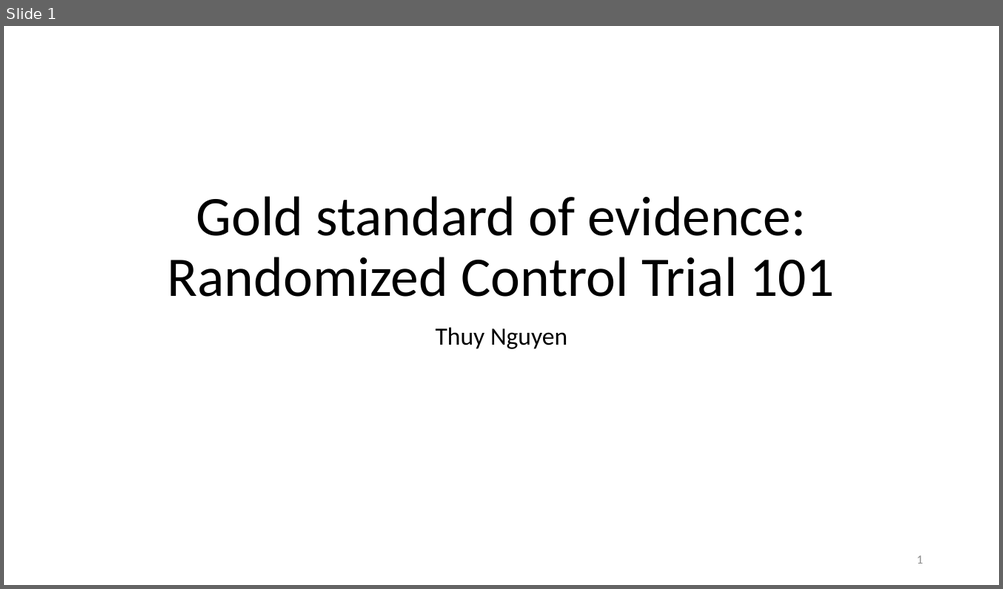
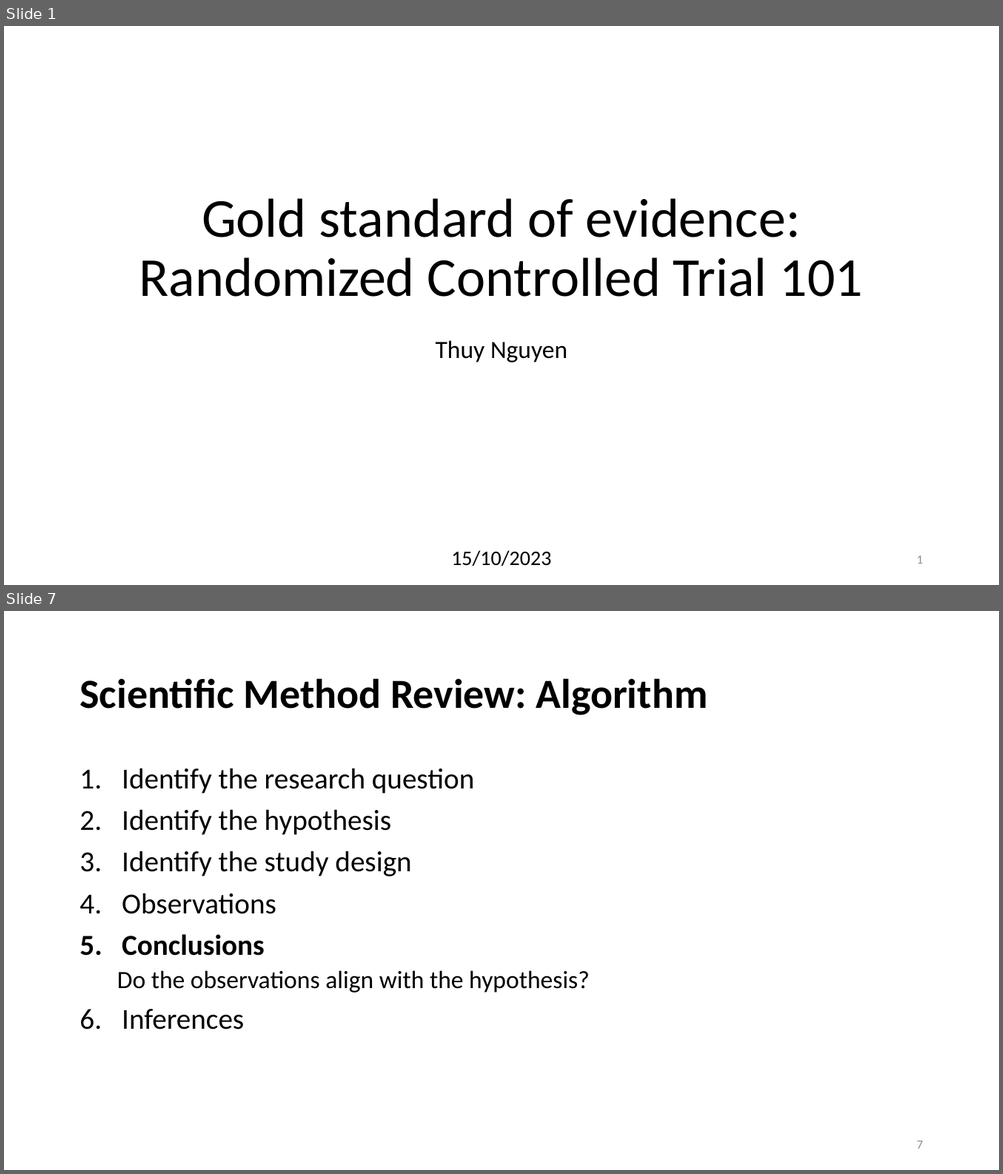
Before and after one commit to thuydtng/Adult-Education, a slide deck: Randomized Control Trial.pptx. Shown one above the other, each under a label of ours: slide 1 before the commit, slides 1 and 7 after it; the slides between them are not shown. The pictures are 1003x589 and 1003x1174 pixels, drawn with LibreOffice and Linux fonts; fonts in the diff are those of the drawing. Boxes give left, top, right and bottom in pixels: in the first picture for what was removed or moved away, otherwise in the second. Text is boxed around its words. In the diff, an @@ line names an element or a change of style, - is before the commit and + after.

Commit message:
Scientific method review

```diff
--- a/Randomized Control Trial.pptx
+++ b/Randomized Control Trial.pptx
@@ slide 7 added at (4,611,999,1170), background #FFFFFF @@
@@ title added at (79,678,708,715), 40 pt, text #000000, bold @@
+Scientific Method Review: Algorithm
@@ text added at (117,768,589,1030), 28 pt, text #000000 @@
+1. Identify the research question
+2. Identify the hypothesis
+3. Identify the study design
+4. Observations
+5. Conclusions
+  Do the observations align with the hypothesis?
+6. Inferences
@@ page number added at (916,1141,922,1149), 12 pt, text #8C8C8C @@
+7
@@ slide 1 changed as well @@
@@ title at (139,198,863,297): text changed; size 54 to 53 pt @@
-Gold standard of evidence:
-Randomized Control Trial 101
+Gold standard of evidence:
+Randomized Controlled Trial 101
@@ subtitle "Thuy Nguyen": place and size @@
-subtitle "Thuy Nguyen" at (435,327,567,349)
+subtitle "Thuy Nguyen" at (435,340,567,363)
@@ text added at (451,551,551,567), 20 pt, text #000000 @@
+15/10/2023
```
Also in this commit, not shown: 15 other slides changed, 7 other slides added, 1 other file.
